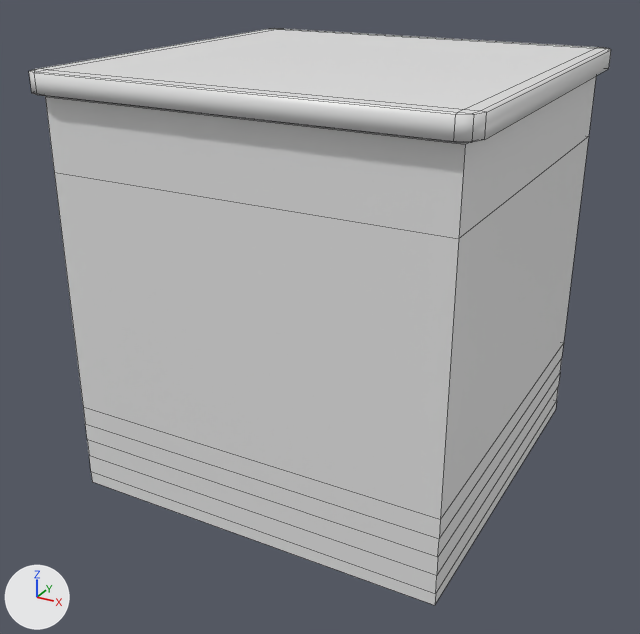
One commit to the FBX model Assets/Art/Models/Props/Cabinet.fbx: the scene before it, then after it.
Both versions are drawn from a 50 mm lens placed at (1.136, -2.201, 1.038), pointed at (-0.029, -0.082, -0.021). Arrows for +X, +Y and +Z are at lower left; the lights stay in place. Mesh edges are drawn as thin lines. Where no turn or scale is listed for an object, it has been applied to the vertices.

The first picture shows 'Cabinet'.
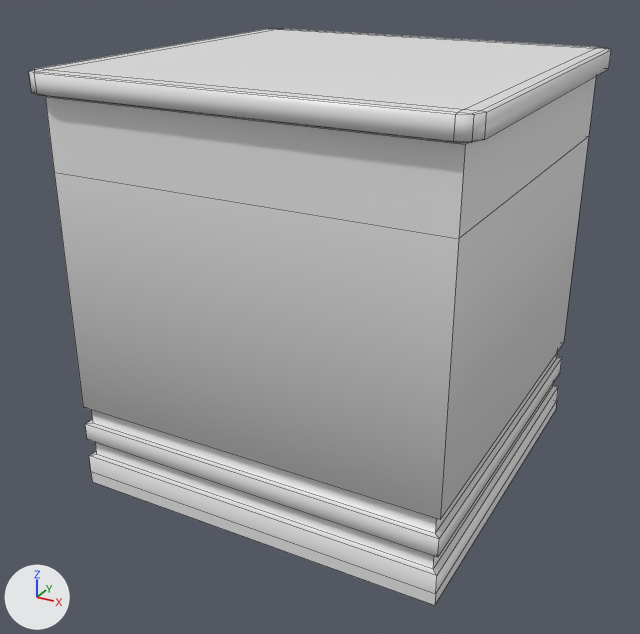
The newer file is also turned or shifted as a whole; pictures and numbers use the older file's frame.

What differs and where, as boxes (x1, y1, x2, y2) in the pictures (640 x 634 px):
part 1 of me_cube_002, built on
    before: (83, 343, 564, 576)
    after: (86, 353, 561, 576)

What changed in the scene script:
```text
Change me_cube_002:
    used by ob_cabinet; location = (0.0, 0.0, 0.097)
    remove me_cube_002.from_pydata(...)  # 88 vertices, 84 faces; spans x -0.589..0.589, y -0.589..0.589, z -0.591..0.619
    add me_cube_002.from_pydata(...)  # 104 vertices, 100 faces; spans x -0.589..0.589, y -0.589..0.589, z -0.591..0.619
    me_cube_002 part 1
    8 faces are deleted
    8 vertices are added at x -0.538, y -0.538..0.538, z -0.497..-0.336
    8 new vertices lie (1.076, 0.0, 0.0) away from vertices in x -0.538, y -0.538..0.538, z -0.497..-0.336
    24 new faces join them
```
